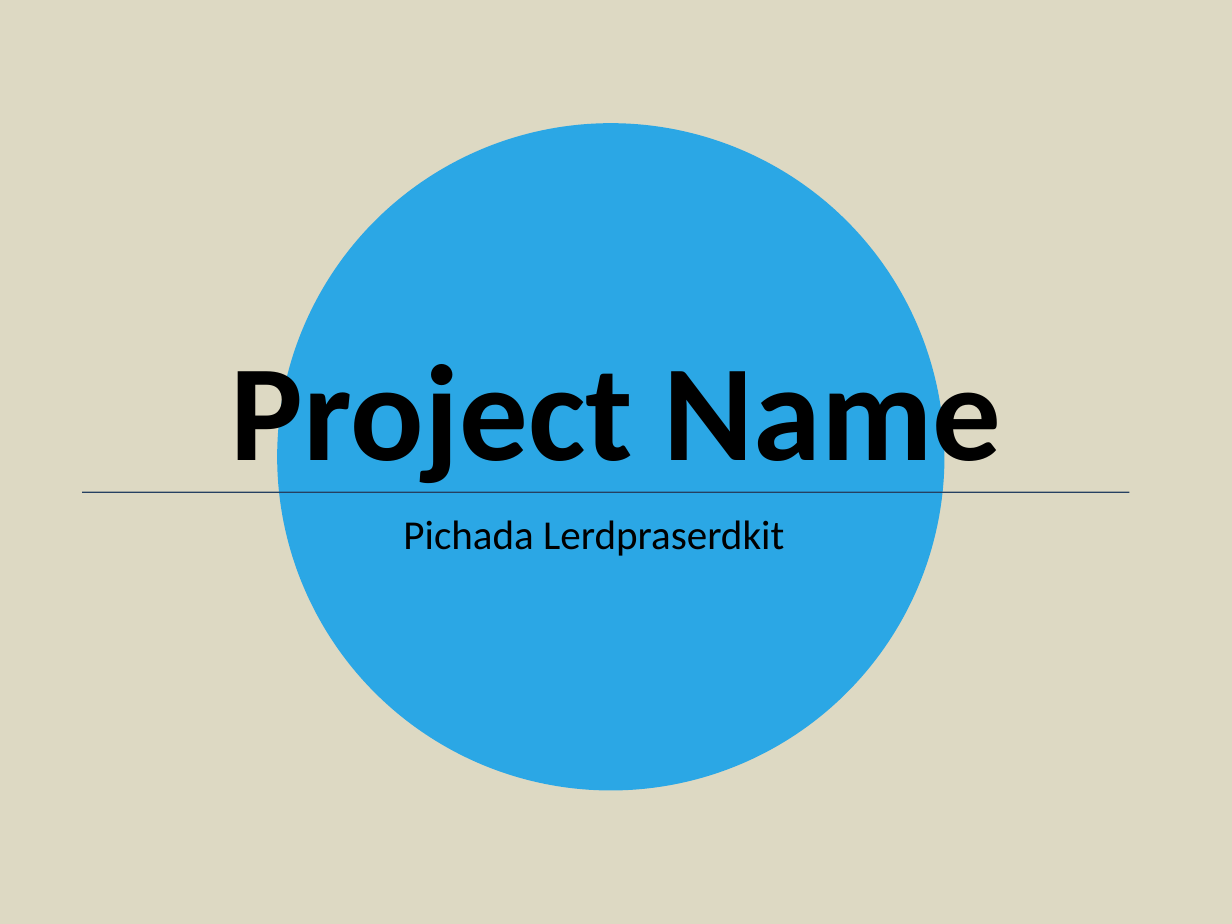
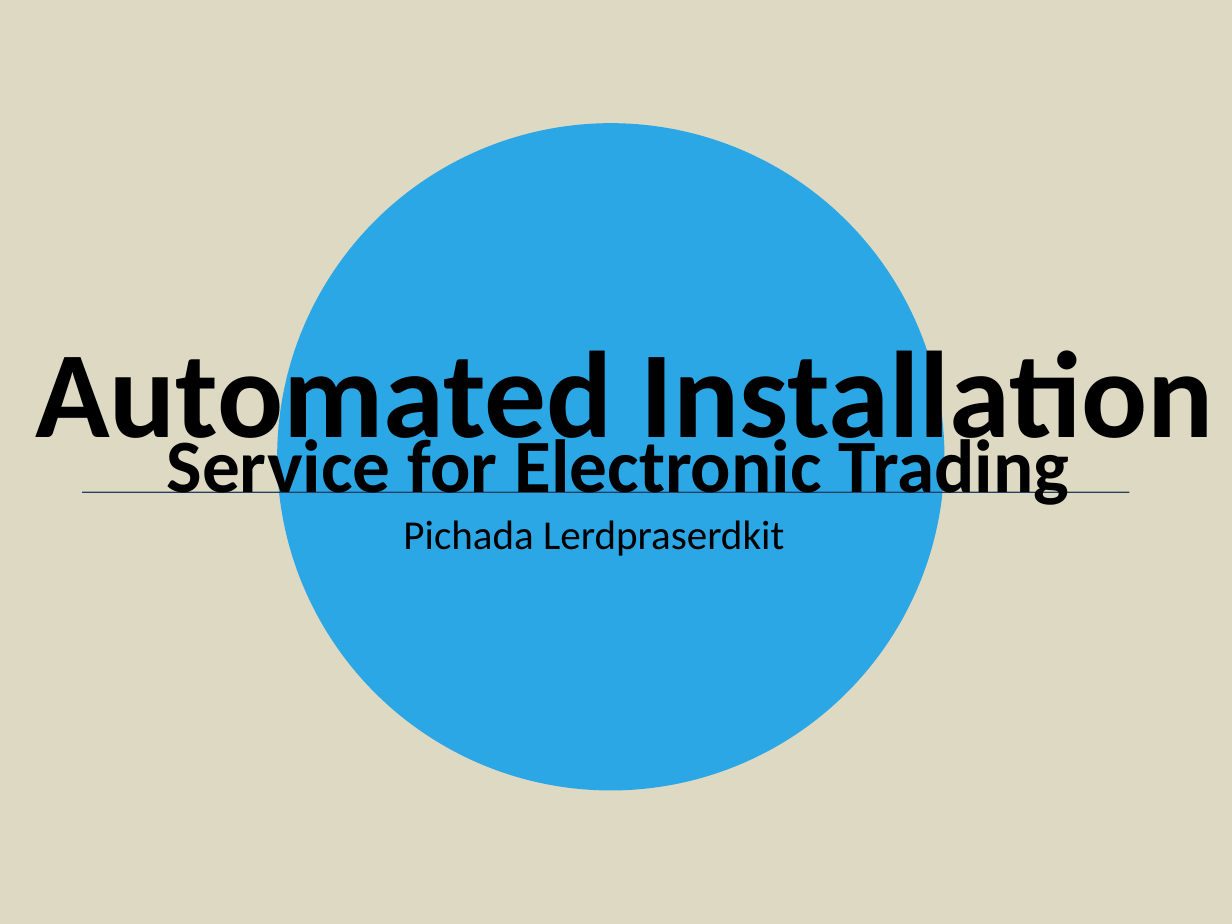
Before and after one commit to picahpm/ThesisPi, a slide deck: slide 1 of 1stPresent.ppt. Drawn at 1232x924 pixels with LibreOffice and Linux fonts; fonts in the diff are those of the drawing. Boxes give left, top, right and bottom in pixels: in the first picture for what was removed or moved away, otherwise in the second. Text is boxed around its words. In the diff, an @@ line names an element or a change of style, - is before the commit and + after.

Commit message:
final editing

```diff
--- a/1stPresent.ppt
+++ b/1stPresent.ppt
@@ text at [35, 335, 1214, 465]: text changed; size 80 to 72 pt @@
-Project Name
+Automated Installation
@@ text added at [167, 430, 1070, 510], 44 pt, text #000000, bold @@
+Service for Electronic Trading
```
